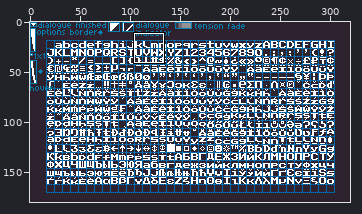
Pixel-art file: resources/art/font_atlas.aseprite. The picture above shows the old version from afar; the outline marks the close-up.
Close-up. Before:
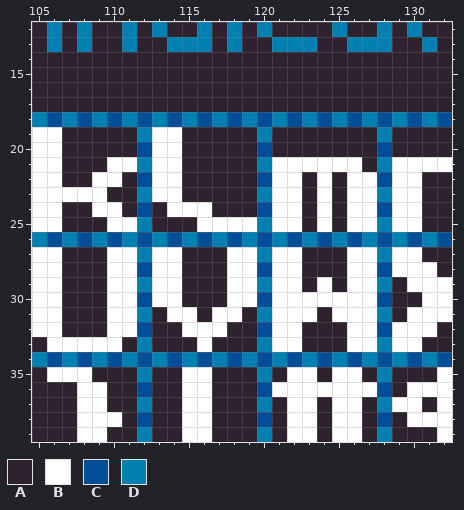
320x180 pixels, 1 frame. Shown: x 105..132, y 12..39.
Visible layers, top first: "Layer 2", "Layer 1", "Layer 3".
Palette (. is transparent): A #2e222f  B #ffffff  C #014d97  D #0180b1
Pixels before, first column x 105:
12 ADADAADADAADADADAAAADAADADAA
13 ADADAADAADDDADAADDDAADDDAADA
14 AAAAAAAAAAAAAAAAAAAAAAAAAAAA
15 AAAAAAAAAAAAAAAAAAAAAAAAAAAA
16 AAAAAAAAAAAAAAAAAAAAAAAAAAAA
17 AAAAAAAAAAAAAAAAAAAAAAAAAAAA
18 DCDCDCDCDCDCDCDCDCDCDCDCDCDC
19 BBAAAAADBBAAAAADAAAAAAADAAAA
20 BBAAAAACBBAAAAACAAAAAAACAAAA
21 BBAAABBDBBAAAAADBBBBBBADBBBB
22 BBAABBACBBAAAAACBBABABBCBBAA
23 BBBBBAADBBAAAAADBBABABBDBBAA
24 BBAABBACABBBAAACBBABABBCBBAA
25 BBAAABBDAAABBBBDBBABABBDBBAA
26 DCDCDCDCDCDCDCDCDCDCDCDCDCDC
27 BBAAABBDBBAAABBDBBAAABBDBBAA
28 BBAAABBCBBAAABBCBBAAABBCBBBA
29 BBAAABBDBBAAABBDBBABABBDABBB
30 BBAAABBCBBAAABBCBBBBBBBCAABB
31 BBAAABBDABBABBADBBBABBBDABBB
32 BBAAABBCAABBBAACBBAAABBCBBBA
33 ABBBBBADAAABAAADBBAAABBDBBAA
34 DCDCDCDCDCDCDCDCDCDCDCDCDCDC
35 ABBBAAADAABBAAADABBABBADAAAB
36 AAABBAACAABBAAACBBBBBBBCABBB
37 AAABBAADAABBAAADABBABBADBBAB
38 AAABBBACAABBAAACABBABBACABBB
39 AAABBAADAABBAAADABBABBADAAAB
Now the later version:
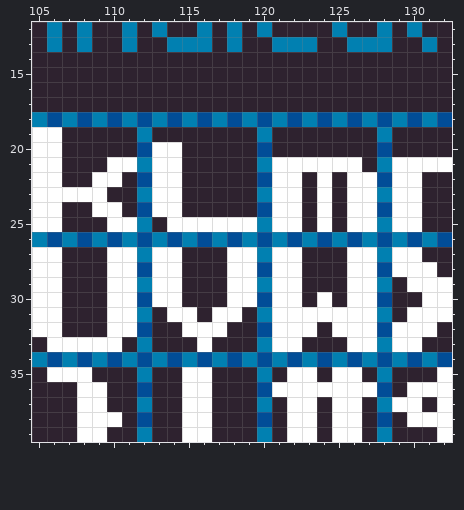
From the commit log: dynamic auto skip, draw tension inside bar
Diff:
Changed rows in their new state; - is an unchanged pixel.
Layer "Layer 1":
first column x 113:
19 AA
first column x 113:
24 B-AA
25 -BB-
first column x 123:
29 -A-
30 A-A
31 -B-
32 B-B
